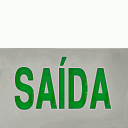
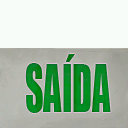
Layers edited between the first and the second 128×128 image:
removed layer "Camada 2 cópia" from group "Agrupar 1" over [37, 67, 57, 111]
removed layer "Camada 2" from group "Agrupar 1" over [15, 67, 35, 111]
removed layer "Camada 2 cópia 4" from group "Agrupar 1" over [91, 67, 111, 111]
removed layer "Camada 2 cópia 3" from group "Agrupar 1" over [68, 67, 88, 111]
removed layer "Camada 2 cópia 2" from group "Agrupar 1" over [55, 56, 75, 111]
added layer "efeito verde" in group "placa" over [17, 55, 112, 114]
added layer "SAÍDA cópia" in group "placa" over [25, 54, 111, 113]
hid "SAÍDA", painted on it over [14, 53, 111, 112]
